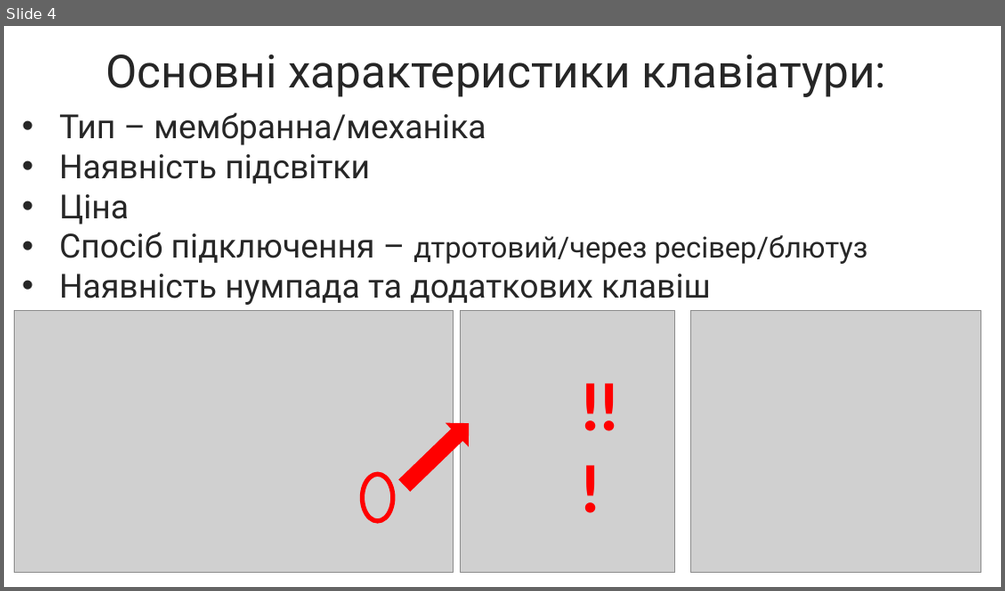
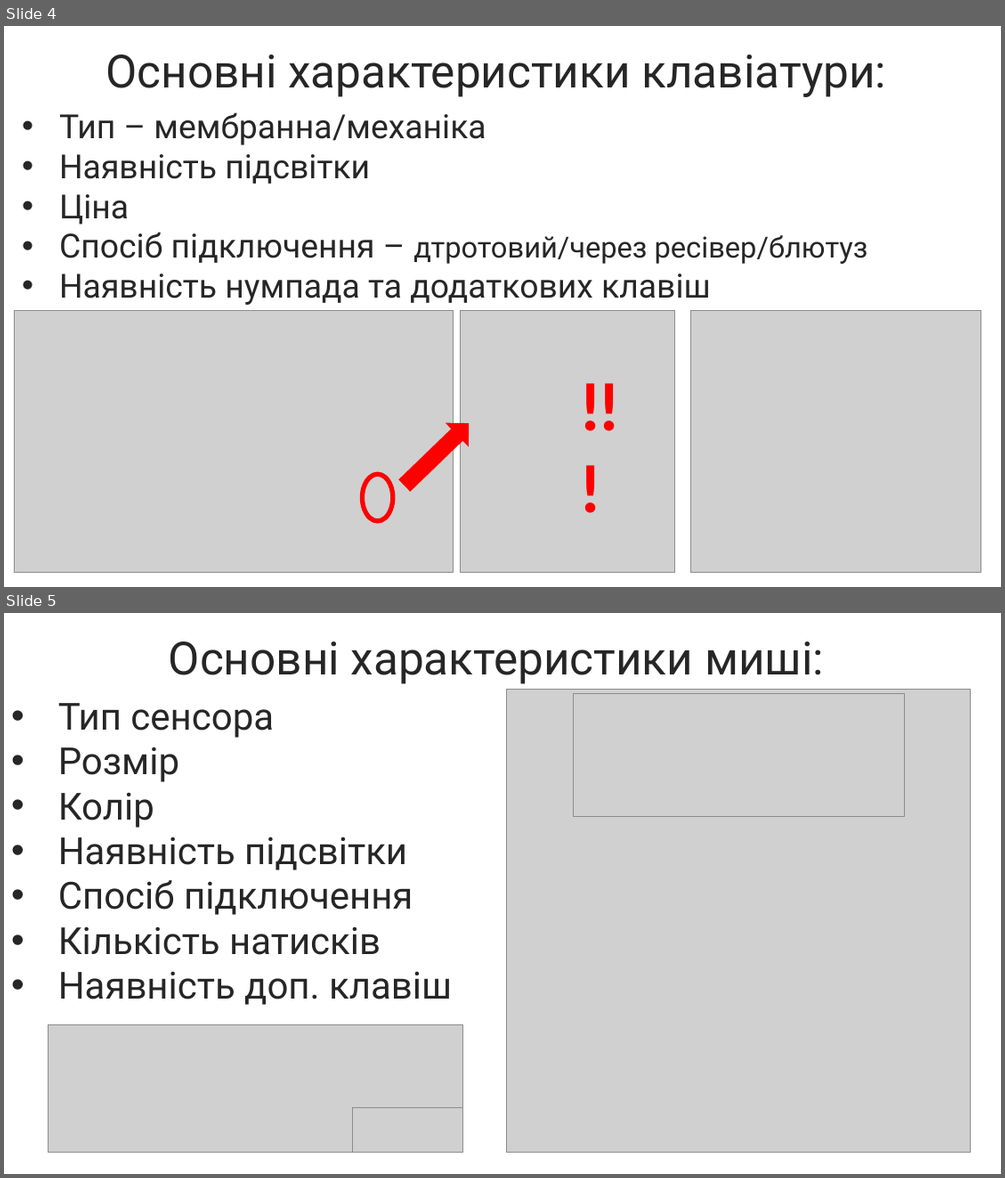
Before and after one commit to kamigearx12/archive, a slide deck: Презентация1.pptx. Shown one above the other, each under a label of ours: slide 4 before the commit, slides 4 and 5 after it. The pictures are 1005x591 and 1005x1178 pixels, drawn with LibreOffice and Linux fonts; fonts in the diff are those of the drawing; grey boxes stand for pictures. Boxes give left, top, right and bottom in pixels: in the first picture for what was removed or moved away, otherwise in the second. Text is boxed around its words. In the diff, an @@ line names an element or a change of style, - is before the commit and + after.

```diff
--- a/Презентация1.pptx
+++ b/Презентация1.pptx
@@ slide 5 added at (4, 613, 1001, 1174), background #FFFFFF @@
@@ text added at (169, 641, 824, 684), 44 pt, text #262626 @@
+Основні характеристики миші:
@@ picture added at (507, 690, 971, 1152) @@
@@ text added at (58, 703, 452, 1005), 36 pt, text #262626 @@
+• Тип сенсора
+• Розмір
+• Колір
+• Наявність підсвітки
+• Спосіб підключення
+• Кількість натисків
+• Наявність доп. клавіш
@@ picture added at (573, 694, 905, 817) @@
@@ picture added at (48, 1024, 463, 1152) @@
@@ picture added at (353, 1107, 463, 1152) @@
```
Also in this commit, not shown: 1 other slide added.
